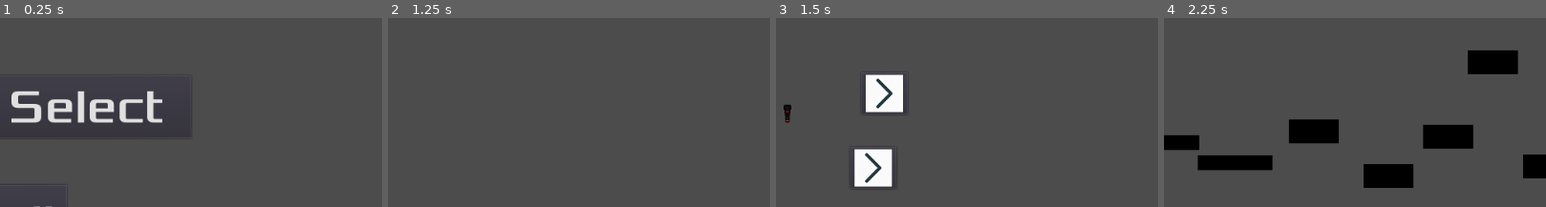
Above: before the commit, frames 1-4 (left to right).
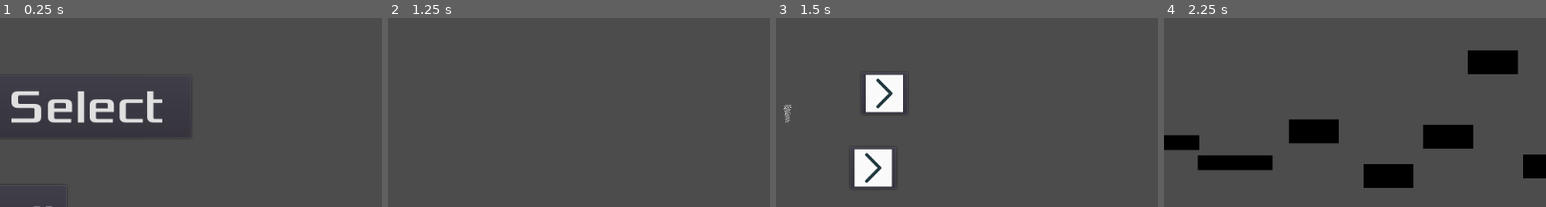
Above: after the commit, the same moments.

Repository: VeryCleverName3/Hybrid-Game-Jam
Game: Godot game, scene res://MainMenu.tscn
Same seed, same stepped clock (60 frames per second), same inputs: the game is played once before the commit and once after it.
Inputs:
- Up to frame 1 (0.25 s): no input
- Up to frame 2 (1.25 s): click "Level Select" at 0.5 s
- Up to frame 3 (1.5 s): click "Test Level" at 1.25 s
- Up to frame 4 (2.25 s): click "Ok" at 2 s
The pictures show only the part of the screen within x 48-98%, y 19-69%; the shares and areas given below are measured in that part.

Frames 1-2 are identical in both runs. In frame 3, 0.1% of the frame differs, in the area x 2-4%, y 45-56%; in frame 4, nothing differs.

Commit message:
Fixed names but doesn't work and idk why

Diff:
--- a/src/AbilitySelect.gd
+++ b/src/AbilitySelect.gd
@@ -7,18 +7,18 @@
 
 func set_textures():
 	var file2check = File.new()
-	if (file2check.file_exists("res://PlayerSprites/" + PlayerV …(141 unchanged characters)… Sprites/" + PlayerVars.ab1 + "head.png")):
+	if (file2check.file_exists("res://PlayerSprites/" + PlayerV …(141 unchanged characters)… Sprites/" + PlayerVars.ab1 + "head.png") && file2check.file_exists("res://PlayerSprites/" + PlayerVars.ab2 + "leg")):
 		$Torso/Arm.texture = load("res://PlayerSprites/" + PlayerVars.ab2 + "arm.png")
 		$Torso/Arm2.texture = load("res://PlayerSprites/" + PlayerVars.ab2 + "arm.png")
-		$Torso/Leg2.texture = load("res://PlayerSprites/" + PlayerVars.ab2 + "arm.png")
-		$Torso/Leg.texture = load("res://PlayerSprites/" + PlayerVars.ab2 + "arm.png")
+		$Torso/Leg2.texture = load("res://PlayerSprites/" + PlayerVars.ab2 + "leg.png")
+		$Torso/Leg.texture = load("res://PlayerSprites/" + PlayerVars.ab2 + "leg.png")
 		$Torso.texture = load("res://PlayerSprites/" + PlayerVars.ab1 + "torso.png")
 		$Torso/Head.texture = load("res://PlayerSprites/" + PlayerVars.ab1 + "head.png")
 	else:
 		$Torso/Arm.texture = load("res://PlayerSprites/nospritearm.png")
 		$Torso/Arm2.texture = load("res://PlayerSprites/nospritearm.png")
-		$Torso/Leg.texture = load("res://PlayerSprites/nospritearm.png")
-		$Torso/Leg2.texture = load("res://PlayerSprites/nospritearm.png")
+		$Torso/Leg.texture = load("res://PlayerSprites/nospriteleg.png")
+		$Torso/Leg2.texture = load("res://PlayerSprites/nospriteleg.png")
 		$Torso/Head.texture = load("res://PlayerSprites/nospritehead.png")
 		$Torso.texture = load("res://PlayerSprites/nospritetorso.png")
 
--- a/src/Player.gd
+++ b/src/Player.gd
@@ -71,8 +71,8 @@
 		maxNumJumps += 1;
 		armNew.texture = load("res://PlayerSprites/doubleJumparm.png")
 		arm2New.texture = load("res://PlayerSprites/doubleJumparm.png")
-		legNew.texture = load("res://PlayerSprites/doubleJumparm.png")
-		leg2New.texture = load("res://PlayerSprites/doubleJumparm.png")
+		legNew.texture = load("res://PlayerSprites/doubleJumpleg.png")
+		leg2New.texture = load("res://PlayerSprites/doubleJumpleg.png")
 	if(PlayerVars.ab1 == "boost"):
 		boostMultiplier += 1;
 	if(PlayerVars.ab2 == "boost"):
@@ -82,13 +82,13 @@
 	if(PlayerVars.ab2 == "wallJump"):
 		maxWallJumps += 1
 	if(PlayerVars.ab1 == "teleport"):
-		headNew.texture = load("res://PlayerSprites/voidhead.png")
-		torsoNew.texture = load("res://PlayerSprites/voidtorso.png")
+		headNew.texture = load("res://PlayerSprites/teleporthead.png")
+		torsoNew.texture = load("res://PlayerSprites/teleporttorso.png")
 	if(PlayerVars.ab2 == "teleport"):
-		armNew.texture = load("res://PlayerSprites/voidlimbsection.png")
-		arm2New.texture = load("res://PlayerSprites/voidlimbsection.png")
-		legNew.texture = load("res://PlayerSprites/voidlimbsection.png")
-		leg2New.texture = load("res://PlayerSprites/voidlimbsection.png")
+		armNew.texture = load("res://PlayerSprites/teleportarm.png")
+		arm2New.texture = load("res://PlayerSprites/teleportarm.png")
+		legNew.texture = load("res://PlayerSprites/teleportleg.png")
+		leg2New.texture = load("res://PlayerSprites/teleportleg.png")
 	teleportNum = 1
 	animationPlayer.play("Default")
 
Binary file added: src/PlayerSprites/doubleJumpleg.png
Not shown, added: src/PlayerSprites/doubleJumpleg.png.import
Binary file added: src/PlayerSprites/nospriteleg.png
Not shown, added: src/PlayerSprites/nospriteleg.png.import
Binary file added: src/PlayerSprites/teleportleg.png
Not shown, added: src/PlayerSprites/teleportleg.png.import
